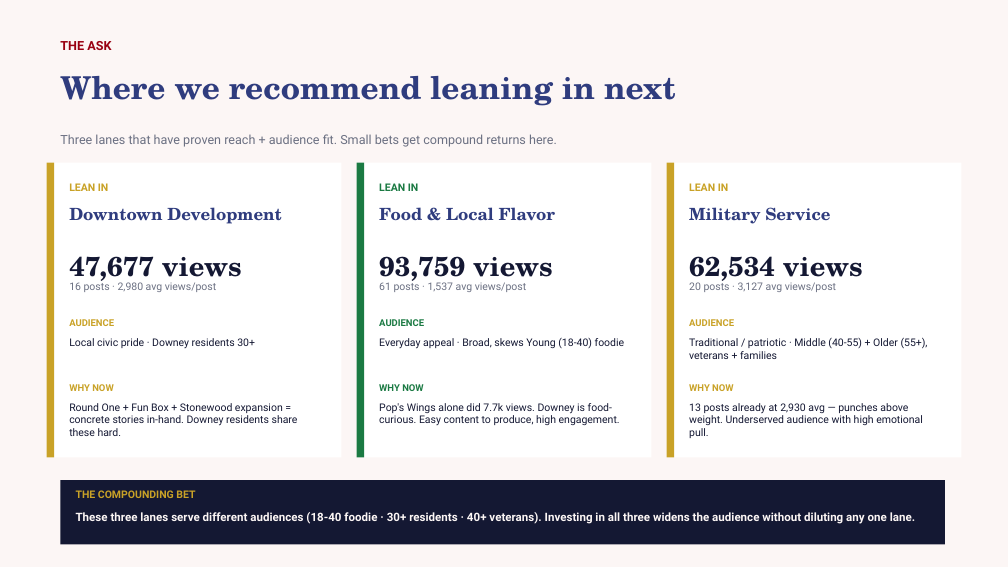
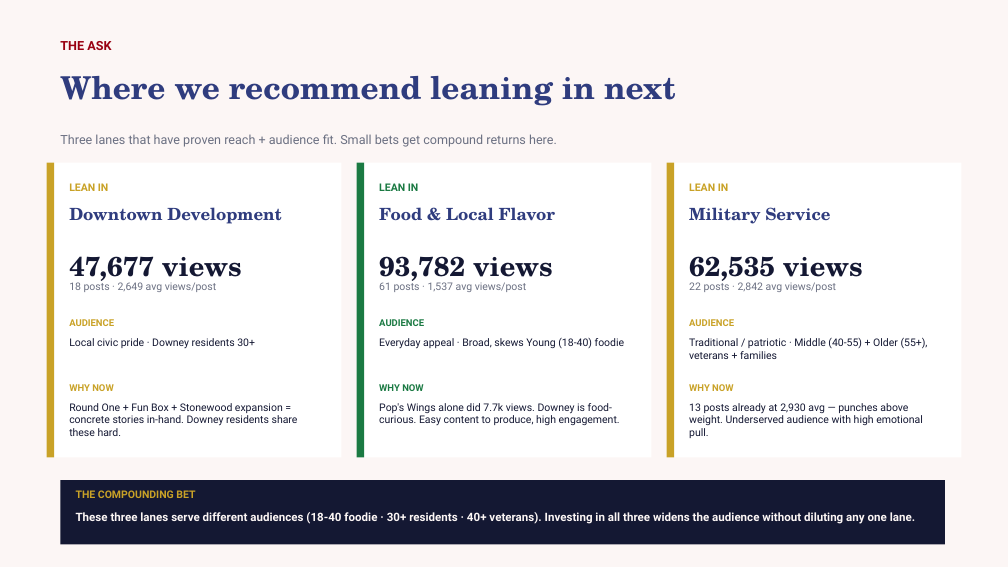
Before and after one commit to zvmmer/talking-downey-kpis, a slide deck: slide 18 of SPONSOR_CONTENT_REPORT.pptx. Drawn at 1008x567 pixels with LibreOffice and Linux fonts; fonts in the diff are those of the drawing. Boxes give left, top, right and bottom in pixels: in the first picture for what was removed or moved away, otherwise in the second. Text is boxed around its words. In the diff, an @@ line names an element or a change of style, - is before the commit and + after.

```diff
--- a/SPONSOR_CONTENT_REPORT.pptx
+++ b/SPONSOR_CONTENT_REPORT.pptx
@@ text at <box>379,256,553,286</box>: text changed @@
-93,759 views
+93,782 views
@@ text at <box>689,256,863,286</box>: text changed @@
-62,534 views
+62,535 views
@@ text at <box>69,280,216,292</box>: text changed @@
-16 posts · 2,980 avg views/post
+18 posts · 2,649 avg views/post
@@ text at <box>689,280,836,292</box>: text changed @@
-20 posts · 3,127 avg views/post
+22 posts · 2,842 avg views/post
```
Also in this commit, not shown: 14 other slides changed, 5 other files.
